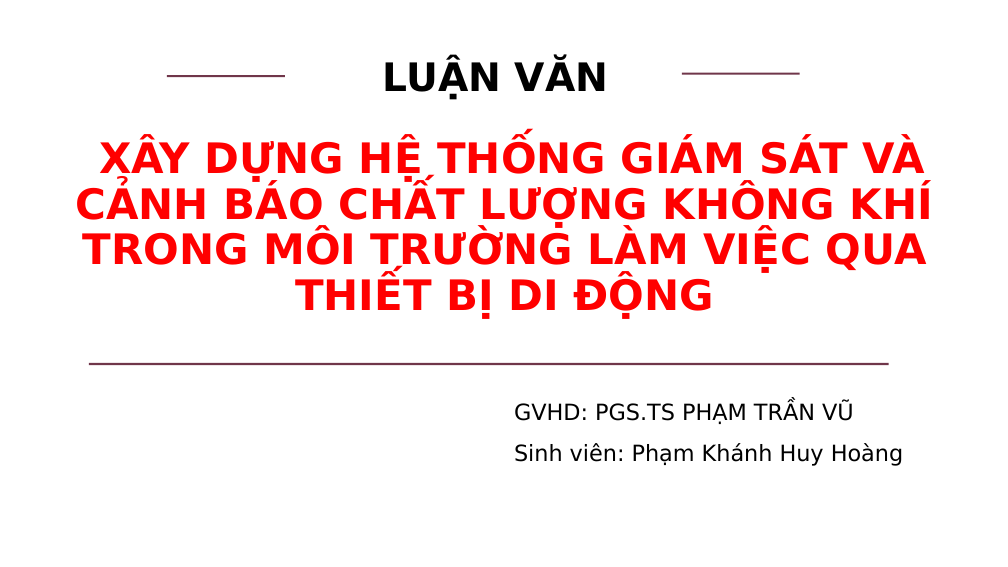
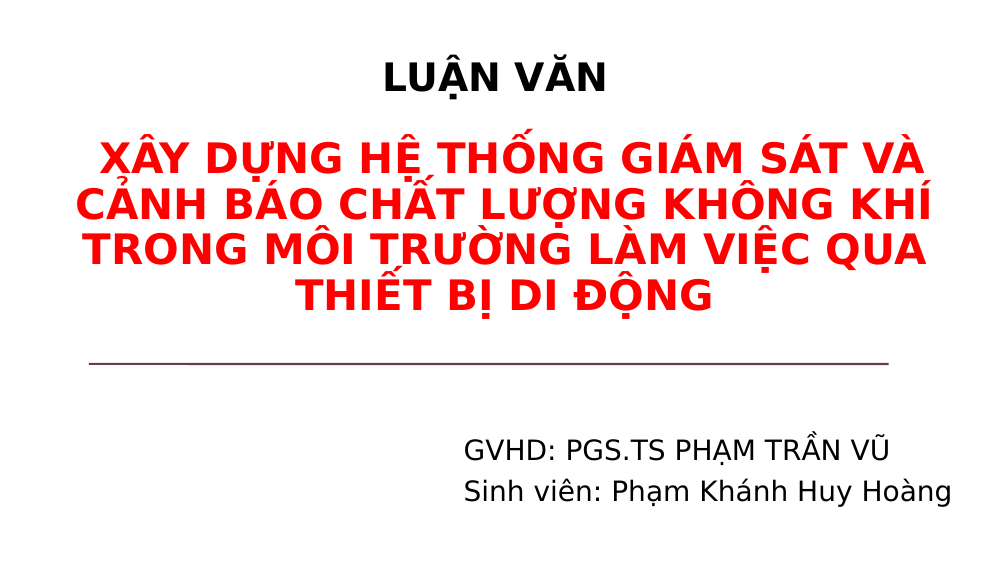
Before and after one commit to huynhnguyenv2/luanvan2019, a slide deck: slide 1 of Presentation.pptx. Drawn at 1008x567 pixels with LibreOffice and Linux fonts; fonts in the diff are those of the drawing; background and template pictures are left out. Boxes give left, top, right and bottom in pixels: in the first picture for what was removed or moved away, otherwise in the second. Text is boxed around its words. In the diff, an @@ line names an element or a change of style, - is before the commit and + after.

```diff
--- a/Presentation.pptx
+++ b/Presentation.pptx
@@ line removed from (167, 77) to (285, 77) @@
@@ line removed from (681, 74) to (799, 74) @@
@@ text "GVHD: PGS.TS PHẠM TRẦN VŨ": place and size @@
-text "GVHD: PGS.TS PHẠM TRẦN VŨ" at (514, 403, 903, 466)
+text "GVHD: PGS.TS PHẠM TRẦN VŨ" at (464, 437, 953, 507)
@@ text "GVHD: PGS.TS PHẠM TRẦN VŨ" at (464, 437, 953, 507): size 16 to 20 pt; less space between paragraphs @@
```
Also in this commit, not shown: 11 other slides changed, 11 slides added, 9 slides removed, 12 other files.
